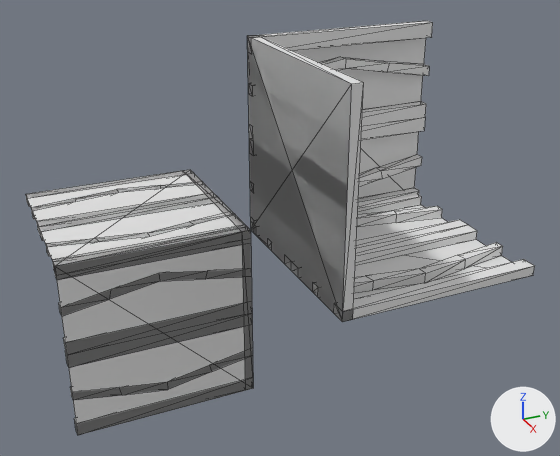
An edit to the OBJ model Data/bmc/tiles/t_231.obj, drawn before and after from the same camera.
Camera for both pictures: a 50 mm lens placed at (1.71, -0.686, 0.845), pointed at (0.029, 0.07, 0.005). The axes (+X, +Y, +Z) are drawn at lower right. The lights are the same throughout. Mesh edges are drawn as thin lines. Where no turn or scale is listed for an object, it has been applied to the vertices.

Names of what the first picture shows: 't_231'.
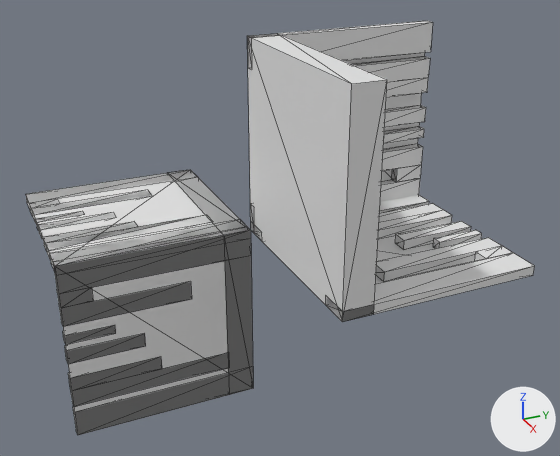
Scene script edits in JSON lines:
```json
{"block": "me_t_231", "where": "# used by ob_t_231; location = (0.0, 0.0, 0.0)"}
{"op": "remove", "block": "me_t_231", "code": "me_t_231.from_pydata(...)  # 277 vertices, 516 faces; spans x -0.5..0.5, y -0.5..0.5, z -0.5..0.5"}
{"op": "add", "block": "me_t_231", "code": "me_t_231.from_pydata(...)  # 237 vertices, 416 faces; spans x -0.5..0.5, y -0.5..0.5, z -0.5..0.5"}
{"block": "me_t_231", "change": "me_t_231 part 1: a new loose piece, a box spanning x 0.0..0.025, y 0.3..0.5, z 0.237..0.277"}
{"block": "me_t_231", "change": "me_t_231 part 2: a new loose piece, a box spanning x -0.025..0.0, y -0.5..-0.374, z -0.218..-0.193"}
{"block": "me_t_231", "change": "me_t_231 part 3: a new loose piece, a box spanning x 0.0..0.025, y 0.374..0.5, z 0.193..0.218"}
{"block": "me_t_231", "change": "me_t_231 part 4: a new loose piece, a box spanning x -0.025..0.0, y -0.5..-0.3, z -0.277..-0.237"}
{"block": "me_t_231", "change": "me_t_231 part 5: a new loose piece, a box spanning x 0.282..0.307, y 0.374..0.5, z 0.0..0.025"}
{"block": "me_t_231", "change": "me_t_231 part 6: a new loose piece, a box spanning x -0.307..-0.282, y -0.5..-0.374, z -0.025..0.0"}
{"block": "me_t_231", "change": "me_t_231 part 7: a new loose piece, a box spanning x 0.223..0.263, y 0.3..0.5, z 0.0..0.025"}
{"block": "me_t_231", "change": "me_t_231 part 8: a new loose piece, a box spanning x -0.263..-0.223, y -0.5..-0.3, z -0.025..0.0"}
{"block": "me_t_231", "change": "me_t_231 part 9: the loose piece of 20 vertices spanning x -0.025..0.0, y -0.5..0.0, z -0.429..-0.362 is rebuilt with 14 vertices and now spans x -0.025..0.0, y -0.5..-0.071, z -0.408..-0.318"}
{"block": "me_t_231", "change": "me_t_231 part 10: the loose piece of 20 vertices spanning x 0.071..0.138, y 0.0..0.5, z 0.0..0.025 is rebuilt with 14 vertices and now spans x 0.092..0.182, y 0.071..0.5, z 0.0..0.025"}
{"block": "me_t_231", "change": "me_t_231 part 11: the loose piece of 20 vertices spanning x 0.0..0.025, y 0.0..0.5, z 0.362..0.429 is rebuilt with 14 vertices and now spans x 0.0..0.025, y 0.071..0.5, z 0.318..0.408"}
{"block": "me_t_231", "change": "me_t_231 part 12: the loose piece of 20 vertices spanning x -0.138..-0.071, y -0.5..0.0, z -0.025..0.0 is rebuilt with 14 vertices and now spans x -0.182..-0.092, y -0.5..-0.071, z -0.025..0.0"}
{"block": "me_t_231", "change": "me_t_231 part 13: the loose piece of 12 vertices spanning x -0.287..-0.213, y -0.5..0.0, z -0.025..0.0 is deleted"}
{"block": "me_t_231", "change": "me_t_231 part 14: the loose piece of 12 vertices spanning x 0.213..0.287, y 0.0..0.5, z 0.0..0.025 is deleted"}
{"block": "me_t_231", "change": "me_t_231 part 15: the loose piece of 12 vertices spanning x -0.025..0.0, y -0.5..0.0, z -0.287..-0.212 is deleted"}
{"block": "me_t_231", "change": "me_t_231 part 16: the loose piece of 12 vertices spanning x 0.0..0.025, y 0.0..0.5, z 0.212..0.287 is deleted"}
{"block": "me_t_231", "change": "me_t_231 part 17: 120 vertices removed from x -0.5..0.5, y -0.5..0.5, z -0.5..0.5; 88 vertices added at x -0.5..0.5, y -0.5..0.5, z -0.5..0.5"}
```

Location of each change, (x1, y1, x2, y2) in pixels of the pictures (560 x 456 px; the box of a moved part takes in the faces that stretch with it):
```json
{"part": 1, "of": "me_t_231", "change": "added", "after": [385, 105, 426, 127]}
{"part": 2, "of": "me_t_231", "change": "added", "after": [63, 325, 116, 345]}
{"part": 3, "of": "me_t_231", "change": "added", "after": [384, 126, 424, 143]}
{"part": 4, "of": "me_t_231", "change": "added", "after": [65, 333, 146, 364]}
{"part": 5, "of": "me_t_231", "change": "added", "after": [433, 230, 482, 249]}
{"part": 6, "of": "me_t_231", "change": "added", "after": [36, 211, 84, 231]}
{"part": 7, "of": "me_t_231", "change": "added", "after": [395, 221, 471, 250]}
{"part": 8, "of": "me_t_231", "change": "added", "after": [38, 212, 116, 239]}
{"part": 9, "of": "me_t_231", "change": "rebuilt", "before": [70, 349, 253, 400], "after": [68, 353, 229, 407], "on screen": "12% narrower"}
{"part": 10, "of": "me_t_231", "change": "rebuilt", "before": [268, 206, 442, 249], "after": [378, 203, 452, 239]}
{"part": 11, "of": "me_t_231", "change": "rebuilt", "before": [248, 57, 429, 95], "after": [351, 56, 430, 97]}
{"part": 12, "of": "me_t_231", "change": "rebuilt", "before": [46, 211, 234, 256], "after": [43, 215, 213, 260], "on screen": "10% narrower"}
{"part": 13, "of": "me_t_231", "change": "deleted", "before": [37, 193, 222, 241]}
{"part": 14, "of": "me_t_231", "change": "deleted", "before": [285, 220, 477, 274]}
{"part": 15, "of": "me_t_231", "change": "deleted", "before": [64, 301, 252, 368]}
{"part": 16, "of": "me_t_231", "change": "deleted", "before": [249, 101, 426, 155]}
{"part": 17, "of": "me_t_231", "change": "moved or reshaped", "before": [26, 22, 534, 434], "after": [26, 22, 534, 435]}
```
